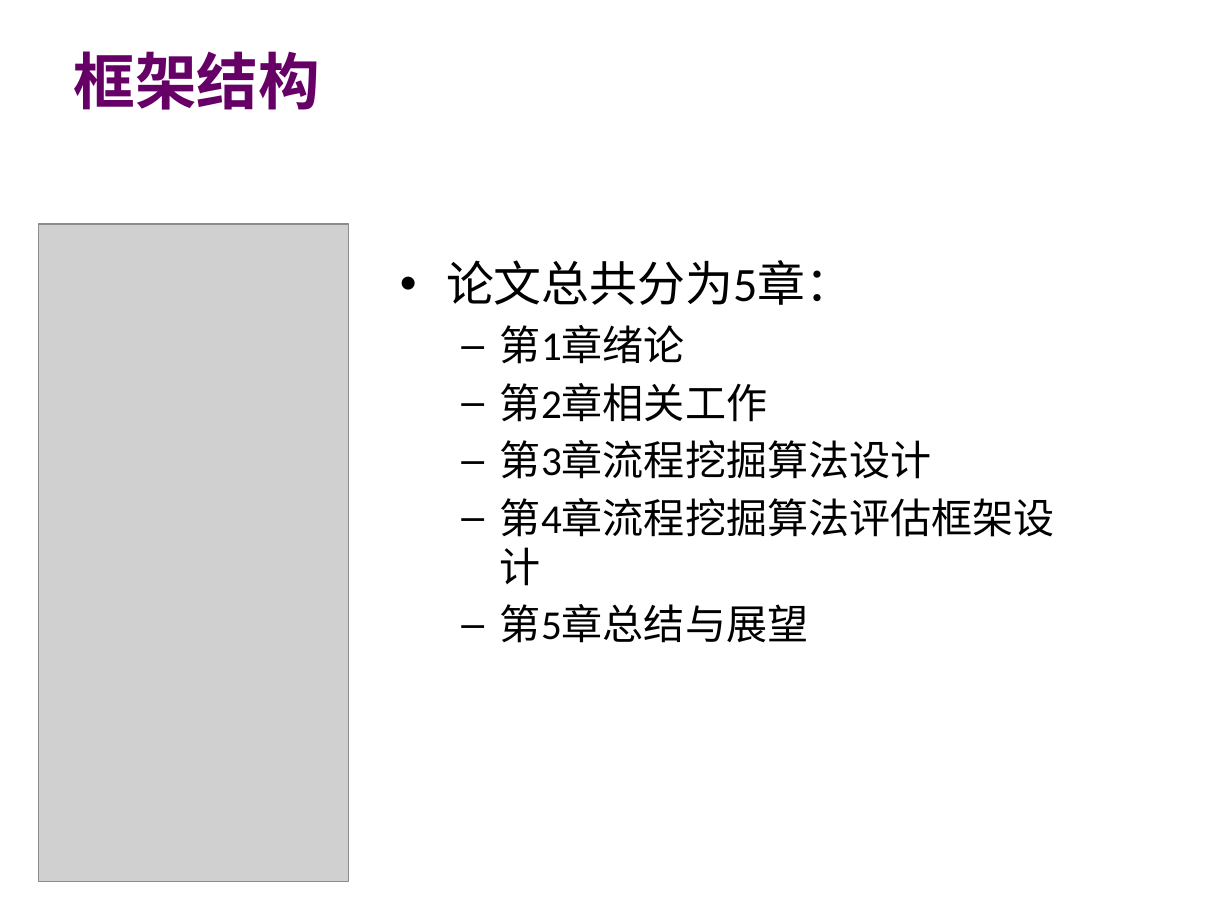
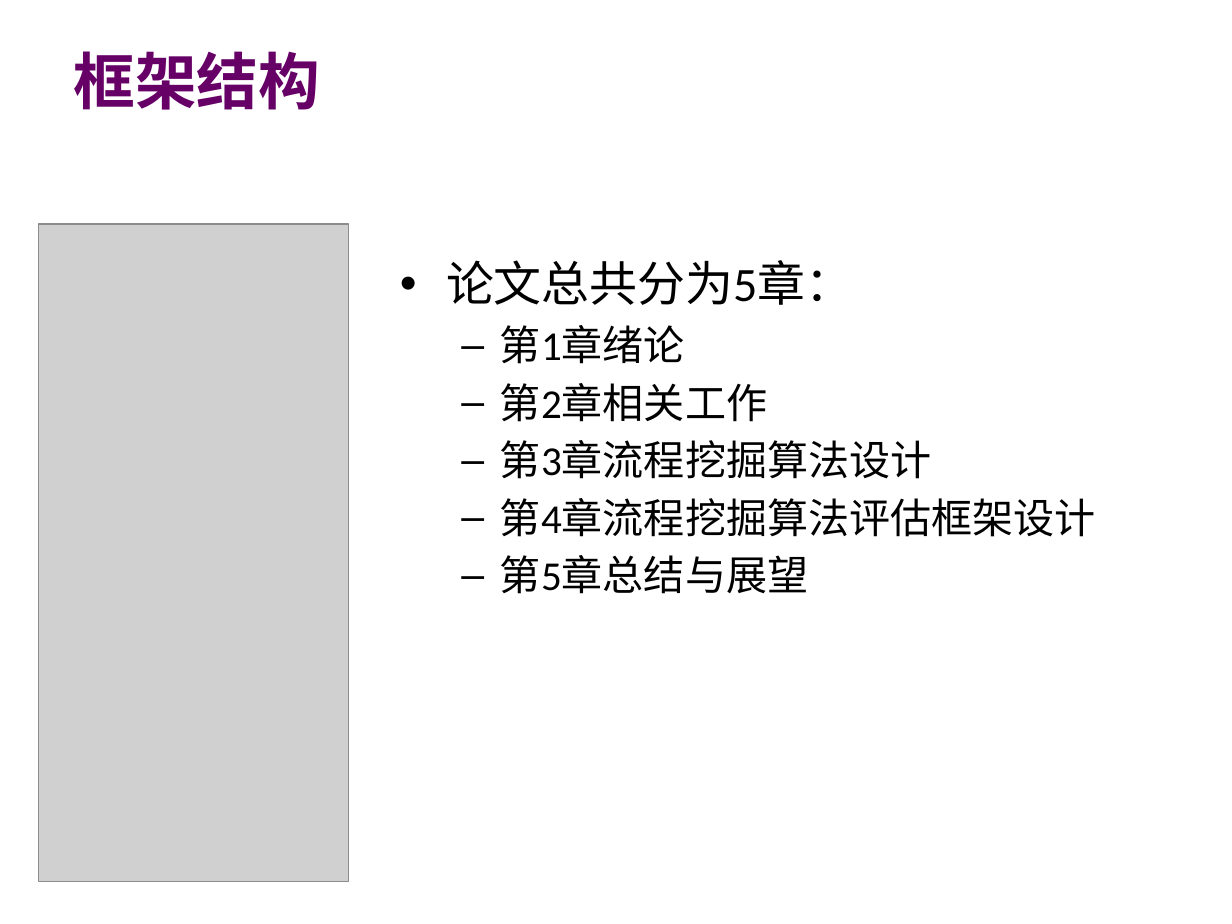
Before and after one commit to guoqinlong/Master-Thesis, a slide deck: slide 6 of 郭秦龙初稿汇报.pptx. Drawn at 1232x924 pixels with LibreOffice and Linux fonts; fonts in the diff are those of the drawing; grey boxes stand for pictures; background and template pictures are left out. Boxes give left, top, right and bottom in pixels: in the first picture for what was removed or moved away, otherwise in the second. Text is boxed around its words. In the diff, an @@ line names an element or a change of style, - is before the commit and + after.

```diff
--- a/郭秦龙初稿汇报.pptx
+++ b/郭秦龙初稿汇报.pptx
@@ text "论文总共分为5章：" rewrapped from bbox=[446, 260, 1055, 643] to bbox=[446, 260, 1096, 594] @@
```
Also in this commit, not shown: 8 other slides changed.
